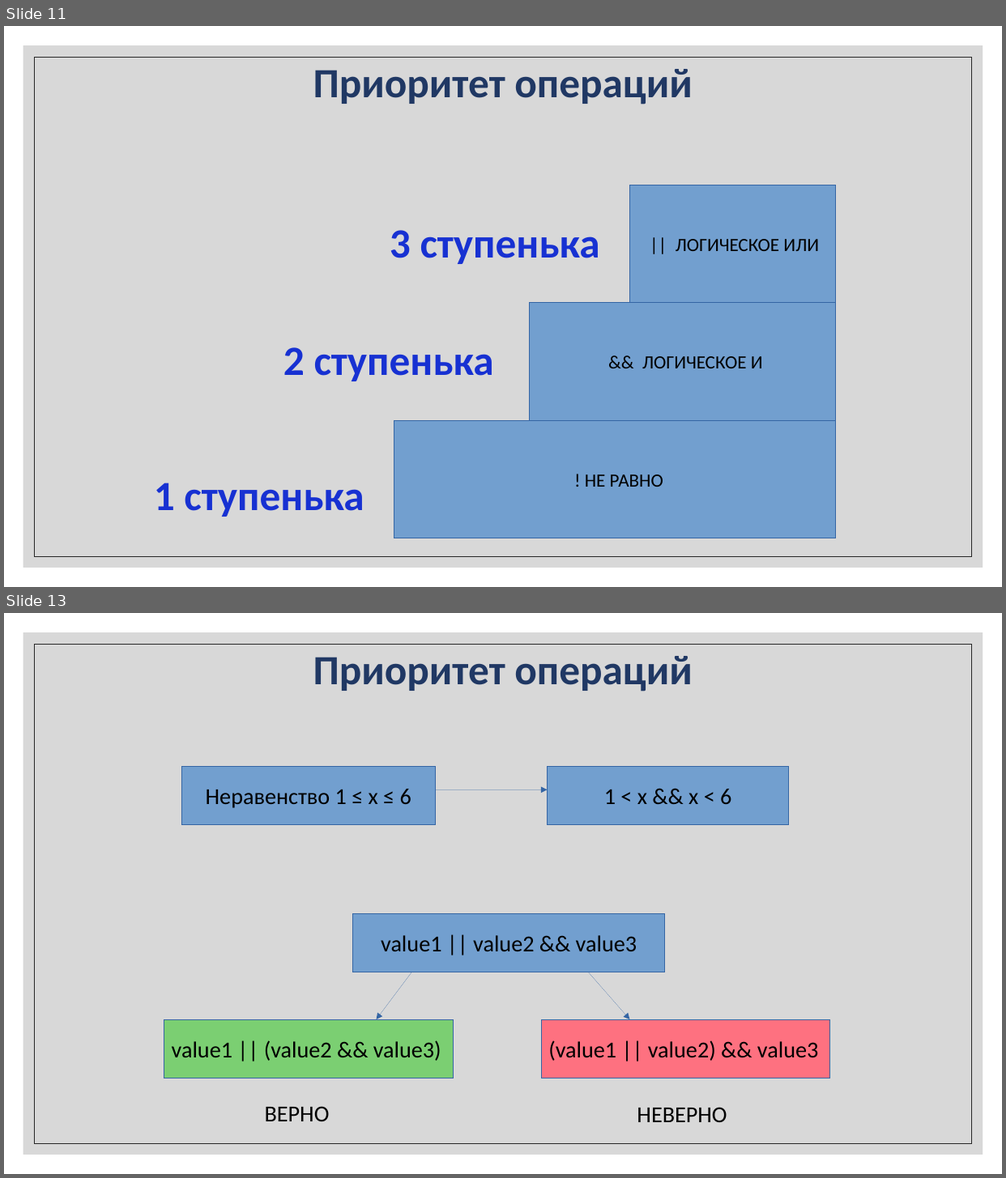
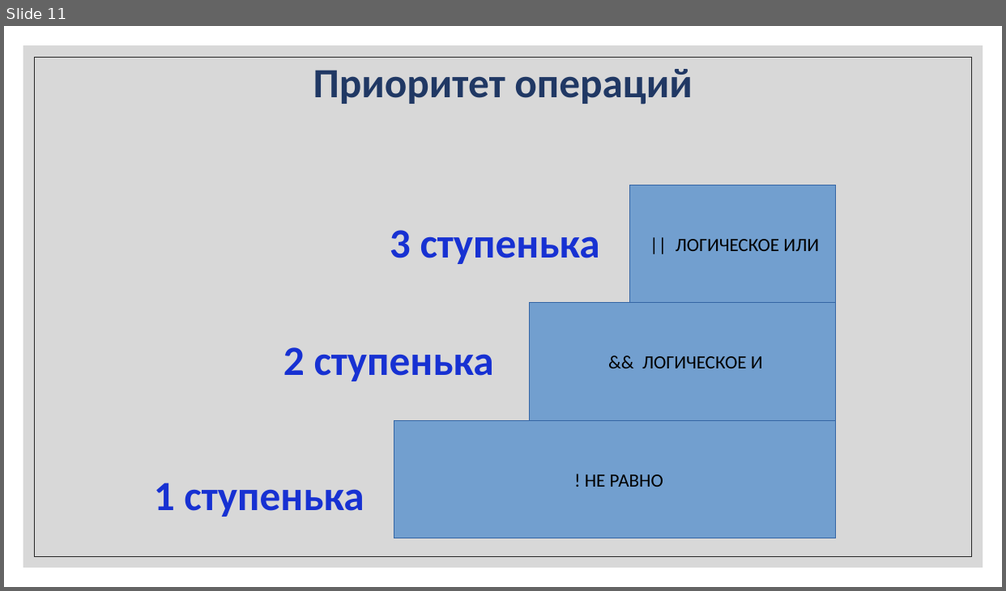
Before and after one commit to IriEfremova/LessonsCube, a slide deck: Unity/Lesson4/Operation.pptx. Shown one above the other, each under a label of ours: slides 11 and 13 before the commit, slide 11 after it; the slides between them are not shown. The pictures are 1006x1178 and 1006x591 pixels, drawn with LibreOffice and Linux fonts; fonts in the diff are those of the drawing. Boxes give left, top, right and bottom in pixels: in the first picture for what was removed or moved away, otherwise in the second. Text is boxed around its words. In the diff, an @@ line names an element or a change of style, - is before the commit and + after.

```diff
--- a/Unity/Lesson4/Operation.pptx
+++ b/Unity/Lesson4/Operation.pptx
@@ slide 13 removed at box(4, 613, 1002, 1174), background #FFFFFF; not listed: 2 template elements that a slide beside it also shows @@
@@ text removed at box(313, 656, 692, 692) @@
-Приоритет операций
@@ rectangle removed at box(182, 766, 436, 825) @@
-Неравенство 1 ≤ x ≤ 6
@@ rectangle removed at box(548, 766, 790, 825) @@
-1 < x && x < 6
@@ arrow removed from (435, 790) to (548, 790) @@
@@ rectangle removed at box(353, 914, 665, 973) @@
-value1 || value2 && value3
@@ arrow removed from (412, 973) to (376, 1020) @@
@@ arrow removed from (589, 973) to (630, 1020) @@
@@ rectangle removed at box(164, 1020, 454, 1079) @@
-value1 || (value2 && value3)
@@ rectangle removed at box(542, 1020, 830, 1079) @@
-(value1 || value2) && value3
@@ text removed at box(265, 1106, 330, 1122) @@
-ВЕРНО
@@ text removed at box(637, 1107, 727, 1122) @@
-НЕВЕРНО
```
Also in this commit, not shown: 6 slides added, 1 other slide removed, 5 other files.
